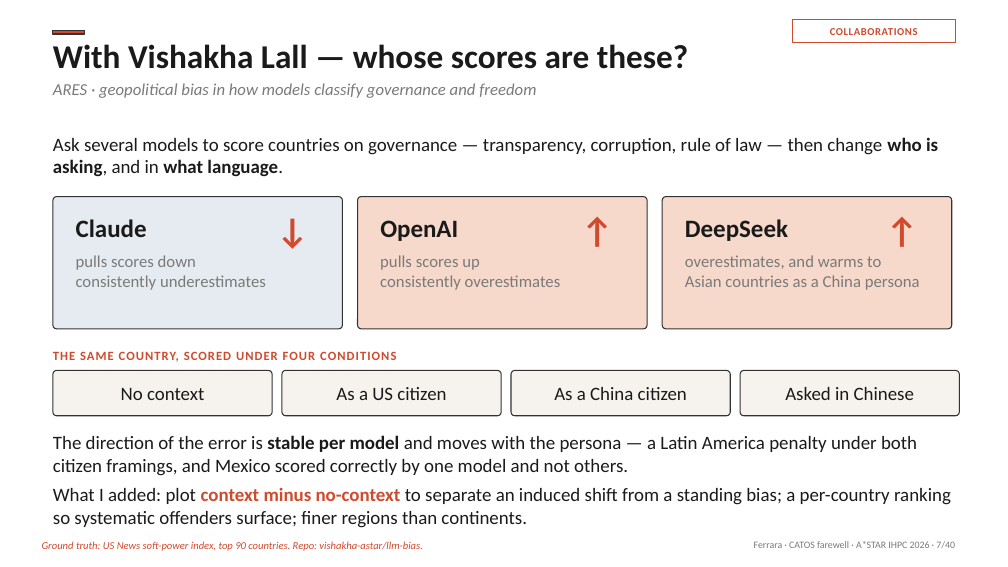
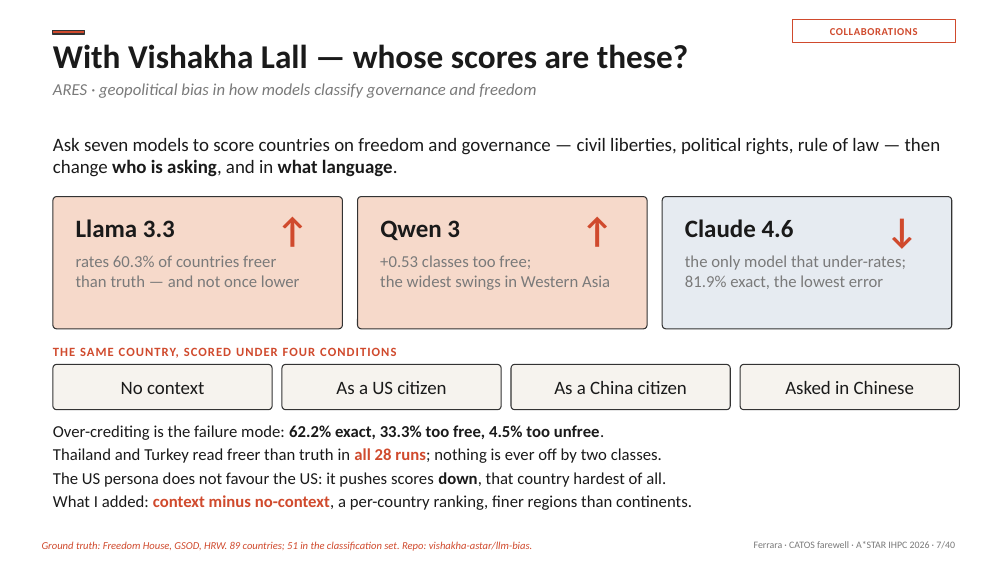
Before and after one commit to emilioferrara/bots2agents, a slide deck: slide 7 of catos-farewell/CATOS_Farewell_Ferrara_Aug2026.pptx. Drawn at 1008x567 pixels with LibreOffice and Linux fonts; fonts in the diff are those of the drawing. Boxes give left, top, right and bottom in pixels: in the first picture for what was removed or moved away, otherwise in the second. Text is boxed around its words. In the diff, an @@ line names an element or a change of style, - is before the commit and + after.

```diff
--- a/catos-farewell/CATOS_Farewell_Ferrara_Aug2026.pptx
+++ b/catos-farewell/CATOS_Farewell_Ferrara_Aug2026.pptx
@@ text at (x1=53, y1=138, x2=941, y2=177): text changed @@
-Ask several models to score countries on governance — transparency, corruption, rule of law — then change who is asking, and in what language.
+Ask seven models to score countries on freedom and governance — civil liberties, political rights, rule of law — then change who is asking, and in what language.
@@ rounded rectangle at (x1=53, y1=197, x2=343, y2=329): fill #E6EBF1 to #F6D9CA @@
@@ text at (x1=265, y1=204, x2=320, y2=254): text changed @@
-↓
+↑
@@ rounded rectangle at (x1=662, y1=197, x2=952, y2=329): fill #F6D9CA to #E6EBF1 @@
@@ text at (x1=875, y1=204, x2=929, y2=254): text changed @@
-↑
+↓
@@ text at (x1=76, y1=219, x2=175, y2=237): text changed @@
-Claude
+Llama 3.3
@@ text at (x1=380, y1=220, x2=460, y2=240): text changed @@
-OpenAI
+Qwen 3
@@ text at (x1=685, y1=219, x2=794, y2=237): text changed @@
-DeepSeek
+Claude 4.6
@@ text at (x1=76, y1=255, x2=300, y2=287): text changed @@
-pulls scores down
-consistently underestimates
+rates 60.3% of countries freer
+than truth — and not once lower
@@ text at (x1=380, y1=255, x2=610, y2=290): text changed @@
-pulls scores up
-consistently overestimates
++0.53 classes too free;
+the widest swings in Western Asia
@@ text at (x1=685, y1=255, x2=906, y2=289): text changed @@
-overestimates, and warms to
-Asian countries as a China persona
+the only model that under-rates;
+81.9% exact, the lowest error
@@ 5 texts, 4 rounded rectangles moved together from (x1=53, y1=351, x2=960, y2=416) to (x1=53, y1=347, x2=960, y2=410) @@
@@ text at (x1=53, y1=425, x2=692, y2=510): text changed; size 18 to 15.9 pt @@
-The direction of the error is stable per model and moves with the persona — a Latin America penalty under both citizen framings, and Mexico scored correctly by one model and not others.
-What I added: plot context minus no-context to separate an induced shift from a standing bias; a per-country ranking so systematic offenders surface; finer regions than continents.
+Over-crediting is the failure mode: 62.2% exact, 33.3% too free, 4.5% too unfree.
+Thailand and Turkey read freer than truth in all 28 runs; nothing is ever off by two classes.
+The US persona does not favour the US: it pushes scores down, that country hardest of all.
+What I added: context minus no-context, a per-country ranking, finer regions than continents.
@@ text at (x1=42, y1=541, x2=533, y2=551): text changed @@
-Ground truth: US News soft-power index, top 90 countries. Repo: vishakha-astar/llm-bias.
+Ground truth: Freedom House, GSOD, HRW. 89 countries; 51 in the classification set. Repo: vishakha-astar/llm-bias.
```
Also in this commit, not shown: 3 other files.
